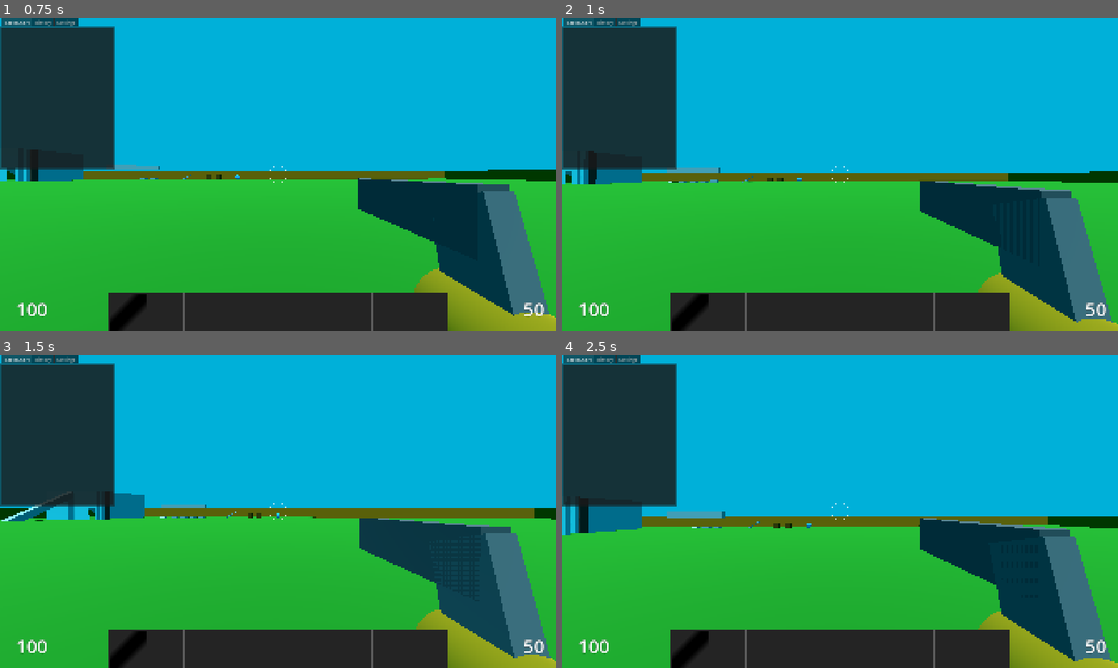
Above: before the commit, frames 1-4 (two rows, left to right).
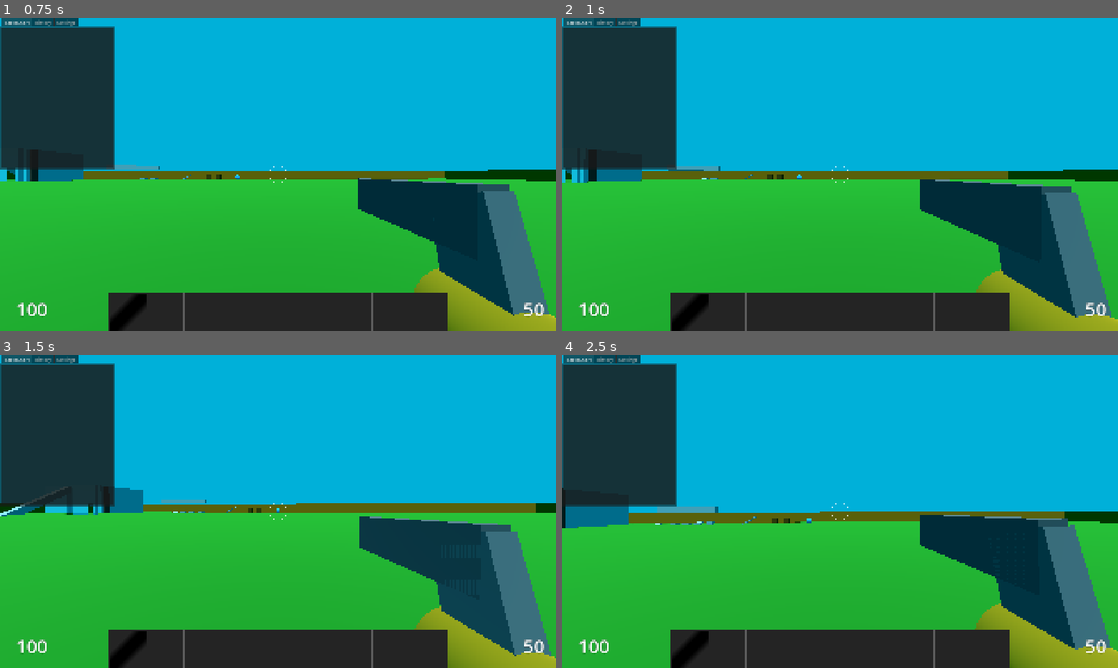
Above: after the commit, the same moments.

Repository: janisl/rpg-core
Game: Godot game, scene res://systems/main_scene.tscn
The game is run twice, just before and just after one commit, with the same random seed, the same clock (stepped at 60 frames per second) and the same inputs.
Inputs (mouse positions are in pixels of both pictures, inside the frame that each line leads up to):
- Up to frame 1 (0.75 s): move the mouse to (305, 174) at 0.52 s; hold W (forward) from 0.53 s (still down); hold Shift (crouch) from 0.53 s (still down)
- Up to frame 2 (1 s): keep holding W (forward); keep holding Shift (crouch); tap Space (jump) at 0.77, 0.8 s
- Up to frame 3 (1.5 s): keep holding W (forward); tap Space (jump) at 1.07, 1.35 s; move the mouse to (250, 511) at 1.27 s; release Shift (crouch) at 1.28 s
- Up to frame 4 (2.5 s): keep holding W (forward); tap Space (jump) at 1.52, 1.82, 2.3 s; tap Shift (crouch) at 1.55 s; move the mouse to (851, 505) at 2.02 s; hold Shift (crouch) from 2.03 s (still down)

Frame 1 is identical in both runs. In frame 2, 2.4% of the frame differs, in the area x 0-100%, y 42-98%; in frame 3, 4.0%; in frame 4, 5.4%, in the area x 0-100%, y 42-100%.

Commit message:
Separate crouch velocity

Diff:
--- a/actors/player/player.gd
+++ b/actors/player/player.gd
@@ -18,6 +18,7 @@
 
 @export_group("Movement settings")
 @export var jump_velocity := 5.0
+@export var crouch_jump_velocity := 3.0
 
 @export_group("Camera height")
 @export var standing_camera_height := 1.6
@@ -28,6 +29,9 @@
 @export_flags_3d_render var mesh_layer := 1
 
 var input_dir := Vector2.ZERO
+
+var is_crouching := false
+
 var anim_tree_state: AnimationNodeStateMachinePlayback
 
 
@@ -53,16 +57,18 @@
 
 
 func jump() -> void:
-	velocity.y += jump_velocity
+	velocity.y += crouch_jump_velocity if is_crouching else jump_velocity
 
 
 func _on_standing() -> void:
+	is_crouching = false
 	standing_collision.disabled = false
 	crouching_collision.disabled = true
 	anim_tree_state.travel("Standing")
 
 
 func _on_crouching() -> void:
+	is_crouching = true
 	standing_collision.disabled = true
 	crouching_collision.disabled = false
 	anim_tree_state.travel("Crouching")
